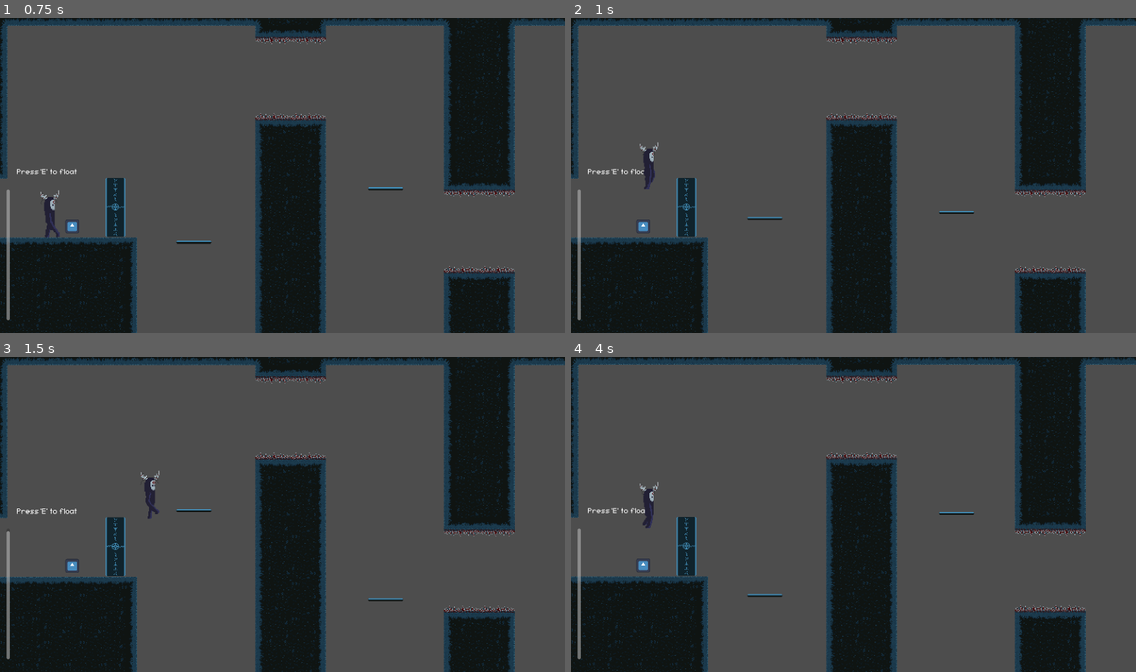
Above: before the commit, frames 1-4 (two rows, left to right).
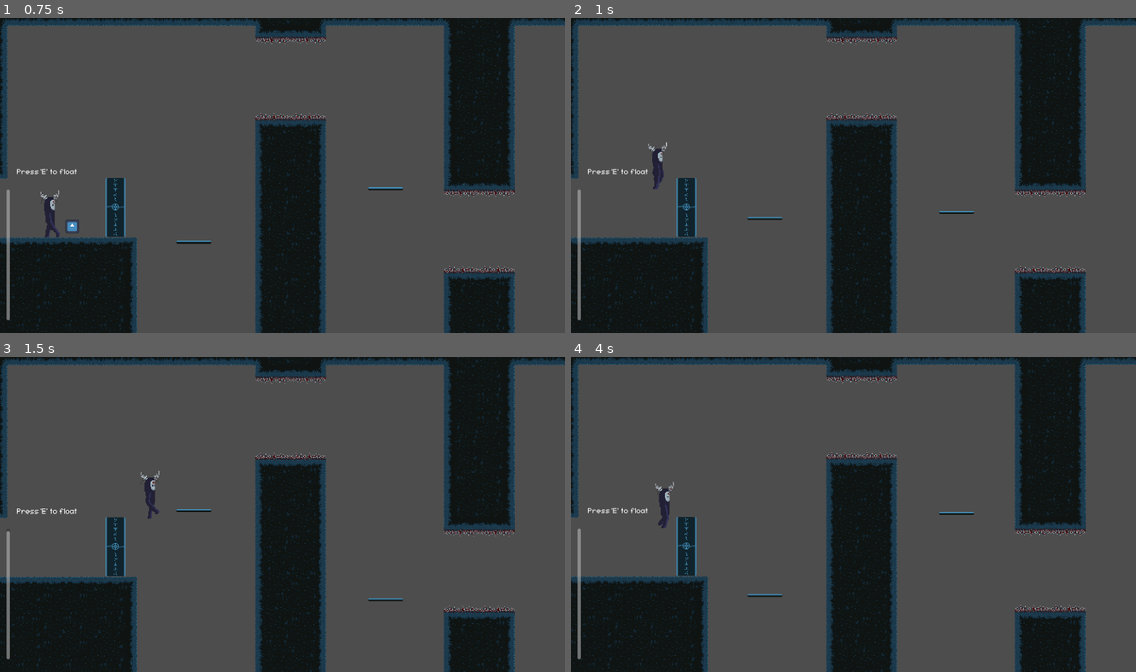
Above: after the commit, the same moments.

Repository: MikeG7v1/Lone-Ghost
Game: Godot game, scene res://scenes/levels/LEVEL_1.tscn
Same seed, same stepped clock (60 frames per second), same inputs: the game is played once before the commit and once after it. The engine's default icon, where the game draws it, is replaced by a stand-in: a white triangle on a blue panel in a dark square.
Inputs:
- Up to frame 1 (0.75 s): tap E (floating) at 0.5 s; hold Right (move_right) from 0.53 s (still down); hold P (interact, bound only after the commit) from 0.53 s (still down)
- Up to frame 2 (1 s): keep holding Right (move_right); keep holding P (interact, bound only after the commit); tap Space (jump) at 0.77 s
- Up to frame 3 (1.5 s): keep holding Right (move_right); tap E (floating) at 1.25, 1.35 s; release P (interact, bound only after the commit) at 1.28 s
- Up to frame 4 (4 s): tap Space (jump) at 1.52, 3.02, 3.77 s; tap P (interact, bound only after the commit) at 1.55, 2.85 s; tap E (floating) at 2, 2.75, 3.5, 3.6 s; release Right (move_right) at 2.03 s; hold Left (move_left) 2.03-2.78 s; hold P (interact, bound only after the commit) 2.03-2.78 s; hold Right (move_right) from 2.78 s (still down); hold P (interact, bound only after the commit) from 3.53 s (still down)

Frame 1 is identical in both runs. In frame 2, 0.5% of the frame differs, in the area x 11-17%, y 39-69%; in frame 3, 0.2%; in frame 4, 0.5%, in the area x 11-19%, y 39-69%.

Commit message:
Door + Key Mechanic
Working Door + Key objects

Diff:
--- a/test-level-d/project.godot
+++ b/test-level-d/project.godot
@@ -78,6 +78,11 @@
 , Object(InputEventKey,"resource_local_to_scene":false,"resource_name":"","device":-1,"window_id":0,"alt_pressed":false …(186 unchanged characters)…
 ]
 }
+interact={
+"deadzone": 0.2,
+"events": [Object(InputEventKey,"resource_local_to_scene":false,"resource_name":"","device":-1,"window_id":0,"alt_pressed":false,"shift_pressed":false,"ctrl_pressed":false,"meta_pressed":false,"pressed":false,"keycode":0,"physical_keycode":80,"key_label":0,"unicode":112,"location":0,"echo":false,"script":null)
+]
+}
 
 [physics]
 
--- a/test-level-d/scenes/inventory.gd
+++ /dev/null
@@ -1,11 +0,0 @@
-extends Node
-
-
-# Called when the node enters the scene tree for the first time.
-func _ready() -> void:
-	pass # Replace with function body.
-
-
-# Called every frame. 'delta' is the elapsed time since the previous frame.
-func _process(delta: float) -> void:
-	pass
--- a/test-level-d/scenes/levels/LEVEL_1.tscn
+++ b/test-level-d/scenes/levels/LEVEL_1.tscn
@@ -2,7 +2,7 @@
 
 [ext_resource type="Texture2D" uid="uid://cdekym2b2m0ev" path="res://assets/WASTELAND/WASTELAND_TILESET_V1.png" id="1_7vxkm"]
 [ext_resource type="PackedScene" uid="uid://bgexhiy3ean1b" path="res://scenes/world/platform.tscn" id="2_n8rrd"]
-[ext_resource type="PackedScene" uid="uid://d1alsypklqlw6" path="res://scenes/world/doors/door_v1.tscn" id="3_t62ml"]
+[ext_resource type="PackedScene" uid="uid://d1alsypklqlw6" path="res://scenes/world/doors/door_body.tscn" id="3_t62ml"]
 [ext_resource type="PackedScene" uid="uid://d1loa63s7wfpd" path="res://scenes/areas/killzone.tscn" id="3_tlk7x"]
 [ext_resource type="PackedScene" uid="uid://u33e4yi4cxhv" path="res://scenes/world/spikes.tscn" id="4_7vxkm"]
 [ext_resource type="PackedScene" uid="uid://cksfvxrkodkyc" path="res://scenes/world/doors/door_keys/door_key_v1.tscn" id="4_bng1x"]
@@ -309,12 +309,12 @@
 
 [node name="Doors" type="Node" parent="." unique_id=1392734160]
 
-[node name="DoorV1" parent="Doors" unique_id=794393452 instance=ExtResource("3_t62ml")]
+[node name="door_body" parent="Doors" unique_id=794393452 instance=ExtResource("3_t62ml")]
 position = Vector2(1116, 8)
 
 [node name="Keys" type="Node" parent="." unique_id=725486511]
 
-[node name="DoorKeyV1" parent="Keys" unique_id=894102947 instance=ExtResource("4_bng1x")]
+[node name="door_key" parent="Keys" unique_id=894102947 instance=ExtResource("4_bng1x")]
 position = Vector2(-296, -15)
 scale = Vector2(0.145, 0.145)
 
--- a/test-level-d/scenes/player.tscn
+++ b/test-level-d/scenes/player.tscn
@@ -7,6 +7,7 @@
 [ext_resource type="Script" uid="uid://bgwgn34a8a5ax" path="res://scripts/player/player_movement.gd" id="5_fjrip"]
 [ext_resource type="Script" uid="uid://ckpgscoiaunov" path="res://scripts/player/player_animation.gd" id="6_smehm"]
 [ext_resource type="Script" uid="uid://dkoyetqdc6kfn" path="res://scripts/player/player_stats.gd" id="7_ur7pv"]
+[ext_resource type="Script" uid="uid://ber30vcdu760m" path="res://scenes/player_inventory.gd" id="8_smehm"]
 
 [sub_resource type="AtlasTexture" id="AtlasTexture_3v2ag"]
 atlas = ExtResource("2_qhqgy")
@@ -345,4 +346,7 @@
 [node name="Stats" type="Node" parent="." unique_id=1533925107]
 script = ExtResource("7_ur7pv")
 
+[node name="Inventory" type="Node" parent="." unique_id=386455691]
+script = ExtResource("8_smehm")
+
 [connection signal="animation_finished" from="AnimatedSprite2D" to="." method="_on_animated_sprite_2d_animation_finished"]
--- /dev/null
+++ b/test-level-d/scenes/player_inventory.gd
@@ -0,0 +1,22 @@
+extends Node
+
+signal key_added(key_id: String)
+signal key_removed(key_id: String)
+
+var keys: Array[String] = []
+
+# Called when the node enters the scene tree for the first time.
+func _ready() -> void:
+	pass # Replace with function body.
+
+# Called every frame. 'delta' is the elapsed time since the previous frame.
+func add_key(key_id: String):
+	keys.append(key_id)
+	key_added.emit(key_id)
+
+func has_key(key_id: String):
+	return key_id in keys
+
+func remove_key(key_id: String):
+	keys.erase(key_id)
+	key_removed.emit(key_id)
--- /dev/null
+++ b/test-level-d/scenes/world/doors/door.gd
@@ -0,0 +1,43 @@
+extends Node2D
+
+@export var required_key_id: String = "dupa"
+@export var consume_key: bool = true
+
+@onready var body_collision: CollisionShape2D = $Area2D/CollisionShape2D
+@onready var sprite: Sprite2D = $Sprite2D
+# @onready var prompt: Label = $Prompt
+
+var is_open = false
+var player_in_range = null
+
+
+func _unhandled_input(event: InputEvent) -> void:
+	if is_open or player_in_range == null:
+		return
+	if event.is_action_pressed("interact"):
+		try_open()
+		get_viewport().set_input_as_handled()
+
+func try_open():
+	var inventory = player_in_range.get_node("Inventory")
+	if inventory.has_key(required_key_id):
+		if consume_key:
+			inventory.remove_key(required_key_id)
+		open()
+	#else:
+		#prompt.text = "U need a key"
+
+func open():
+	is_open = true
+	body_collision.set_deferred("disabled", true)
+	sprite.hide()
+
+func _on_door_area_body_entered(body: Node2D) -> void:
+		if body.is_in_group("player"):
+			player_in_range = body
+			#prompt.visible = not is_open
+
+func _on_door_area_body_exited(body: Node2D) -> void:
+		if body == player_in_range:
+			player_in_range = null
+			#prompt.visible = false
--- /dev/null
+++ b/test-level-d/scenes/world/doors/door_body.tscn
@@ -0,0 +1,32 @@
+[gd_scene format=3 uid="uid://d1alsypklqlw6"]
+
+[ext_resource type="Texture2D" uid="uid://d2jrx7isxnvlf" path="res://assets/WASTELAND/DOORS_WASTELAND.png" id="1_33xvt"]
+[ext_resource type="Script" uid="uid://dtb8pg51wtfop" path="res://scenes/world/doors/door.gd" id="1_j6mf4"]
+
+[sub_resource type="RectangleShape2D" id="RectangleShape2D_33xvt"]
+size = Vector2(33, 80)
+
+[sub_resource type="RectangleShape2D" id="RectangleShape2D_j6mf4"]
+size = Vector2(75, 80)
+
+[node name="door_body" type="Node2D" unique_id=794393452]
+script = ExtResource("1_j6mf4")
+
+[node name="Sprite2D" type="Sprite2D" parent="." unique_id=253853270]
+texture = ExtResource("1_33xvt")
+
+[node name="Area2D" type="StaticBody2D" parent="." unique_id=849213721]
+disable_mode = 1
+
+[node name="CollisionShape2D" type="CollisionShape2D" parent="Area2D" unique_id=450296091]
+position = Vector2(0.5, 0)
+shape = SubResource("RectangleShape2D_33xvt")
+
+[node name="door_area" type="Area2D" parent="." unique_id=231141051]
+
+[node name="CollisionShape2D" type="CollisionShape2D" parent="door_area" unique_id=718087870]
+position = Vector2(-50, 0)
+shape = SubResource("RectangleShape2D_j6mf4")
+
+[connection signal="body_entered" from="door_area" to="." method="_on_door_area_body_entered"]
+[connection signal="body_exited" from="door_area" to="." method="_on_door_area_body_exited"]
--- a/test-level-d/scenes/world/doors/door_keys/door_key_v1.tscn
+++ b/test-level-d/scenes/world/doors/door_keys/door_key_v1.tscn
@@ -1,15 +1,18 @@
 [gd_scene format=3 uid="uid://cksfvxrkodkyc"]
 
+[ext_resource type="Script" uid="uid://cgo7sn3dpp6cu" path="res://scripts/world/door_key.gd" id="1_43eyl"]
 [ext_resource type="Texture2D" uid="uid://birocl5ylqoyy" path="res://icon.svg" id="1_byg8b"]
 
 [sub_resource type="RectangleShape2D" id="RectangleShape2D_byg8b"]
-size = Vector2(128, 125)
+size = Vector2(128, 128)
 
-[node name="DoorKeyV1" type="StaticBody2D" unique_id=894102947]
+[node name="door_key" type="Area2D" unique_id=1984319188]
+script = ExtResource("1_43eyl")
 
 [node name="Icon" type="Sprite2D" parent="." unique_id=1600727811]
 texture = ExtResource("1_byg8b")
 
 [node name="CollisionShape2D" type="CollisionShape2D" parent="." unique_id=200033999]
-position = Vector2(0, -1.5)
 shape = SubResource("RectangleShape2D_byg8b")
+
+[connection signal="body_entered" from="." to="." method="_on_body_entered"]
--- a/test-level-d/scenes/world/doors/door_v1.tscn
+++ /dev/null
@@ -1,18 +0,0 @@
-[gd_scene format=3 uid="uid://d1alsypklqlw6"]
-
-[ext_resource type="Texture2D" uid="uid://d2jrx7isxnvlf" path="res://assets/WASTELAND/DOORS_WASTELAND.png" id="1_33xvt"]
-
-[sub_resource type="RectangleShape2D" id="RectangleShape2D_33xvt"]
-size = Vector2(33, 80)
-
-[node name="DoorV1" type="Node2D" unique_id=794393452]
-
-[node name="Sprite2D" type="Sprite2D" parent="." unique_id=253853270]
-texture = ExtResource("1_33xvt")
-
-[node name="Area2D" type="StaticBody2D" parent="." unique_id=849213721]
-disable_mode = 1
-
-[node name="CollisionShape2D" type="CollisionShape2D" parent="Area2D" unique_id=450296091]
-position = Vector2(0.5, 0)
-shape = SubResource("RectangleShape2D_33xvt")
--- /dev/null
+++ b/test-level-d/scripts/world/door_key.gd
@@ -0,0 +1,7 @@
+extends Area2D
+
+@export var key_id: String = "dupa"
+func _on_body_entered(body: Node2D) -> void:
+	if body.is_in_group("player"):
+		body.get_node("Inventory").add_key(key_id)
+		queue_free()
Renamed: test-level-d/scenes/inventory.gd.uid -> test-level-d/scenes/player_inventory.gd.uid
Not shown, added: test-level-d/scenes/world/doors/door.gd.uid
Not shown, added: test-level-d/scripts/world/door_key.gd.uid
